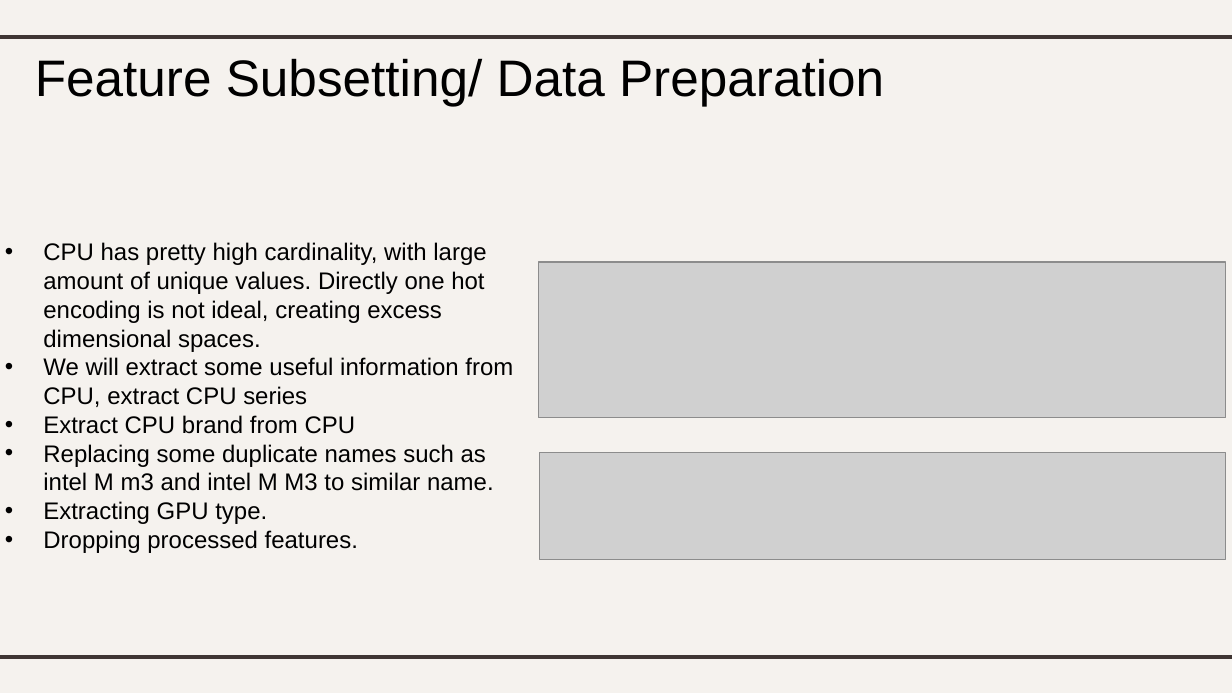
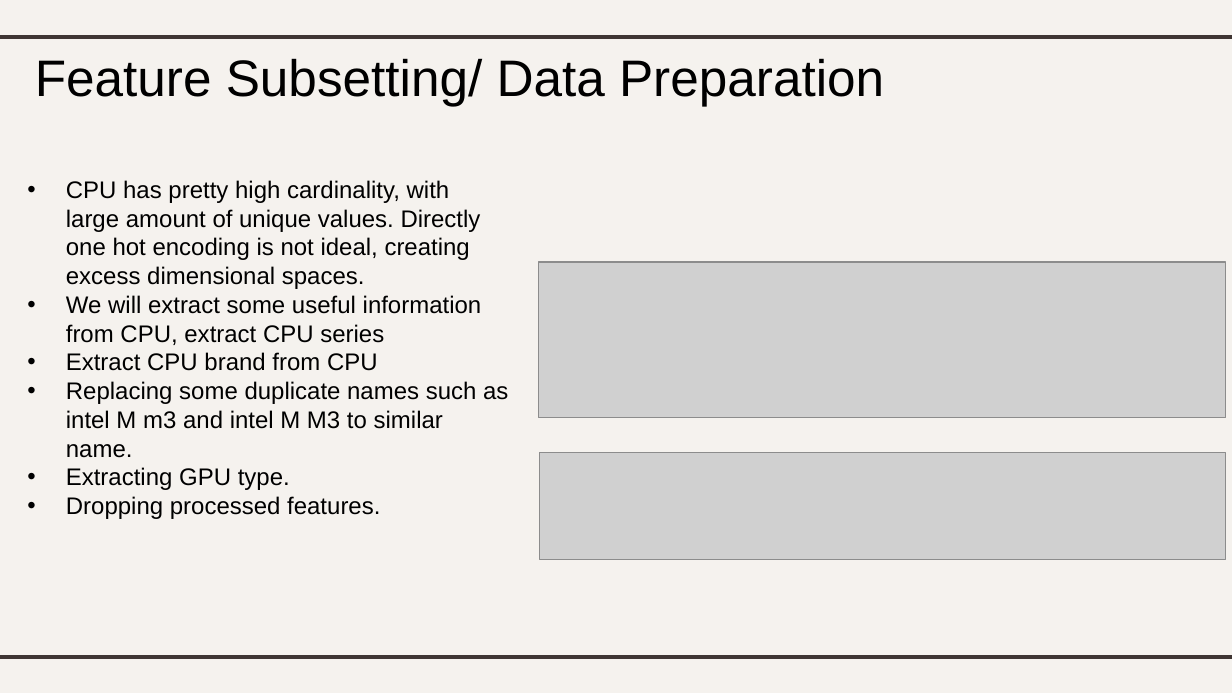
Before and after one commit to lhurr/Machine-Learning, a slide deck: slide 9 of DAAA2A02-2112589-LimHur-Regression.pptx. Drawn at 1232x693 pixels with LibreOffice and Linux fonts; fonts in the diff are those of the drawing; grey boxes stand for pictures. Boxes give left, top, right and bottom in pixels: in the first picture for what was removed or moved away, otherwise in the second. Text is boxed around its words. In the diff, an @@ line names an element or a change of style, - is before the commit and + after.

```diff
--- a/DAAA2A02-2112589-LimHur-Regression.pptx
+++ b/DAAA2A02-2112589-LimHur-Regression.pptx
@@ text "CPU has pretty high cardinality, ..." rewrapped from <box>43,242,513,553</box> to <box>66,180,508,519</box> @@
```
Also in this commit, not shown: 6 other slides changed, 1 other file.
